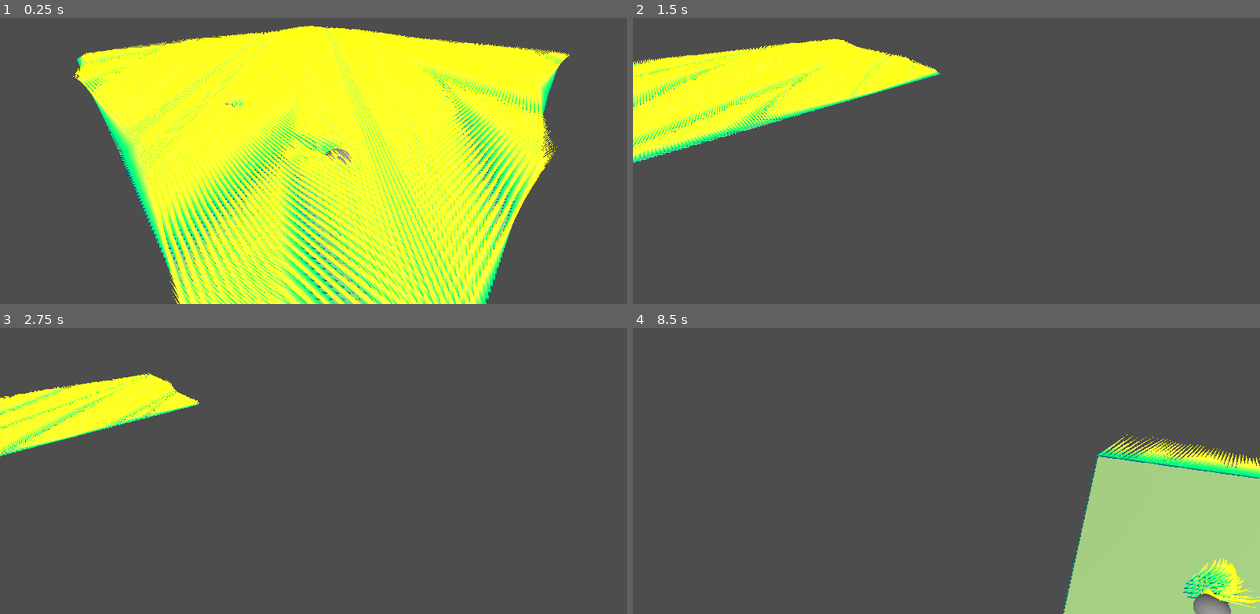
Above: before the commit, frames 1-4 (two rows, left to right).
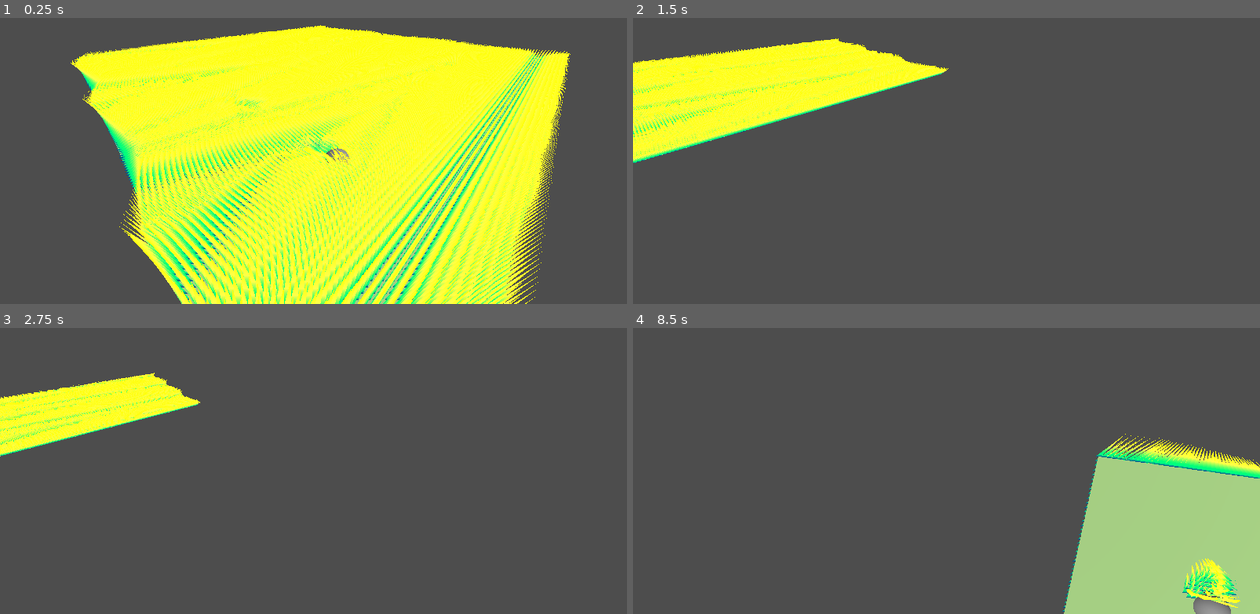
Above: after the commit, the same moments.

Repository: JuhisRasis/MultiInstancing-GrassShader
Game: Godot game, scene res://Scenes/GrassScene.tscn
Same seed, same stepped clock (60 frames per second), same inputs: the game is played once before the commit and once after it.
Inputs (mouse positions are in pixels of both pictures, inside the frame that each line leads up to):
- Up to frame 1 (0.25 s): no input
- Up to frame 2 (1.5 s): move the mouse to (1084, 109) at 0.52 s; hold D (move_right) 0.53-1.28 s; tap Mouse wheel down (move_down) at 0.6 s; move the mouse to (821, 146) at 1.27 s; hold S (move_back) from 1.28 s (still down); tap Mouse wheel up (move_up) at 1.35 s
- Up to frame 3 (2.75 s): move the mouse to (376, 359) at 2.02 s; release S (move_back) at 2.03 s; hold D (move_right) from 2.03 s (still down); hold Right mouse button (ms5Down) from 2.03 s (still down)
- Up to frame 4 (8.5 s): move the mouse to (915, 508) at 2.77 s; release D (move_right) at 2.78 s; release Right mouse button (ms5Down) at 2.78 s; hold W (move_forward) 2.78-3.53 s; tap Mouse wheel down (move_down) at 2.85, 5.1, 7.35 s; tap Enter at 3.5, 5, 6.5 s; move the mouse to (1134, 491) at 3.52 s; hold A (move_left) 3.53-5.03 s; tap Mouse wheel up (move_up) at 3.6, 5.85, 8.1 s; tap Space at 4.25, 5.75, 7.25 s; move the mouse to (758, 385) at 4.27 s; right-click (758, 385) at 4.35 s; move the mouse to (977, 436) at 5.02 s; hold S (move_back) 5.03-5.78 s; move the mouse to (852, 350) at 5.77 s; hold D (move_right) 5.78-6.53 s; move the mouse to (1084, 419) at 6.52 s; hold W (move_forward) 6.53-7.28 s; hold Right mouse button (ms5Down) 6.53-7.28 s; move the mouse to (821, 456) at 7.27 s; hold D (move_right) 7.28-8.03 s; move the mouse to (1009, 359) at 8.02 s; hold S (move_back) from 8.03 s (still down)

The runs differ from the first frame. In frame 1, 35% of the frame differs, in the area x 11-91%, y 2-100%; in frame 2, 5.3%; in frame 3, 2.4%; in frame 4, 1.6%.

Commit message:
GrassNoiseFix

Diff:
--- a/Shaders/GrassStrandMultiple.gdshader
+++ b/Shaders/GrassStrandMultiple.gdshader
@@ -51,7 +51,8 @@
 	vec4 gl_Position = projectedPosition;
 
 	tex_position = gl_Position.xz / 2.0 + 0.5;
-	float height = texture(windNoiseTexture, tex_position + TIME * noiseTextureScrollSpeedMultiplier).x -0.5;
+	vec2 tex_positionLocal = worldPosition.xz / 2.0 + 0.5;
+	float height = texture(windNoiseTexture, tex_positionLocal + TIME * noiseTextureScrollSpeedMultiplier).x -0.5;
 	//VERTEX = 1. + VERTEX.y * height * noiseScale;
 
 	VERTEX = vec3(localPosition.x + sin(TIME)* _windDirection.x * localPosition.y, VERTEX.y, localPosition.z * _windDirection.y  * localPosition.y);
